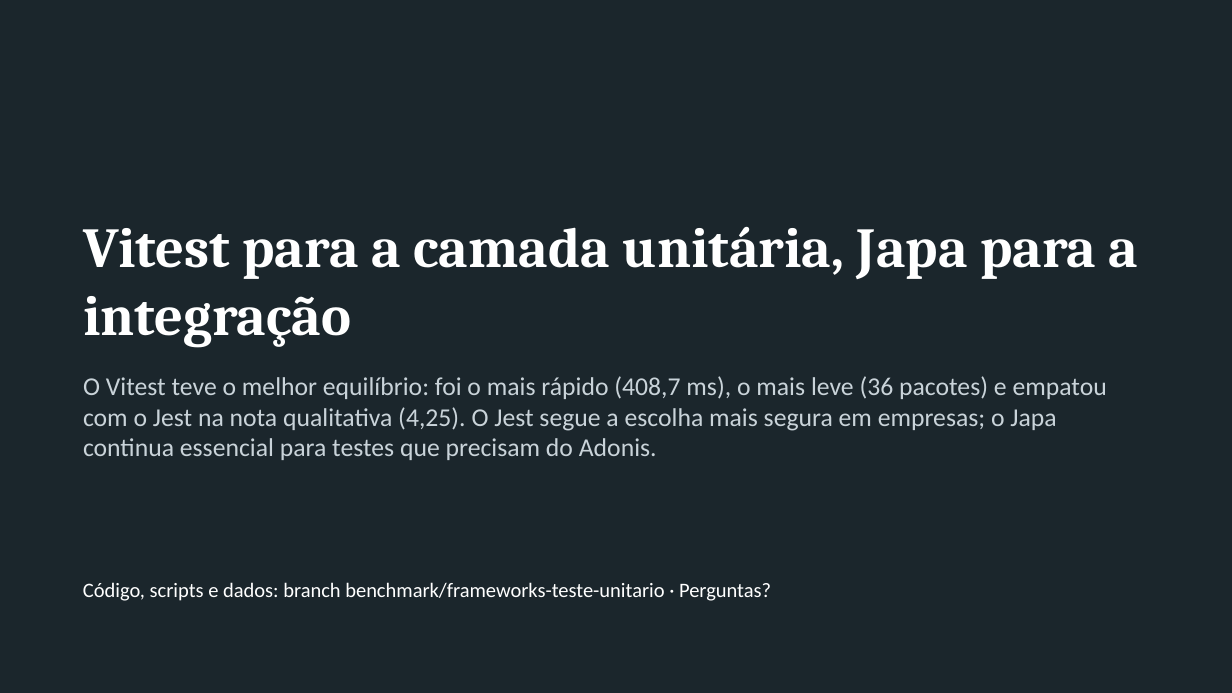
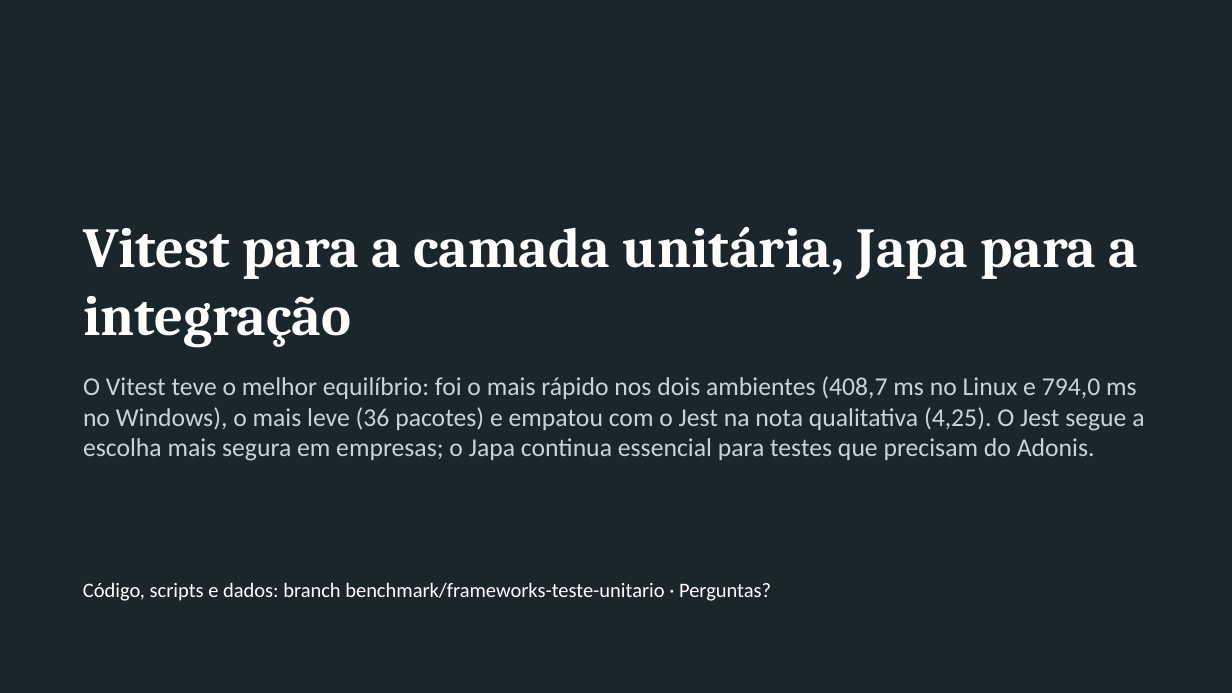
Before and after one commit to emanuuele/girls-chat-api, a slide deck: slide 15 of docs/benchmark/apresentacao.pptx. Drawn at 1232x693 pixels with LibreOffice and Linux fonts; fonts in the diff are those of the drawing. Boxes give left, top, right and bottom in pixels: in the first picture for what was removed or moved away, otherwise in the second. Text is boxed around its words. In the diff, an @@ line names an element or a change of style, - is before the commit and + after.

Commit message:
docs: adiciona medição do Windows ao benchmark
Os resultados passam a ser separados por ambiente: resultados/linux (VM/contêiner Linux em nuvem, medição original, sem alterações nos números) e resultados/windows (Windows pessoal, testes via CMD). O script de benchmark grava na pasta do sistema operacional. README, relatório, planilha e slides passam a mostrar as duas medições; linhas de configuração do Vitest atualizadas para 15.

```diff
--- a/docs/benchmark/apresentacao.pptx
+++ b/docs/benchmark/apresentacao.pptx
@@ text at (83, 376, 1144, 461): text changed @@
-O Vitest teve o melhor equilíbrio: foi o mais rápido (408,7 ms), o mais leve (36 pacotes) e empatou com o Jest na nota qualitativa (4,25). O Jest segue a escolha mais segura em empresas; o Japa continua essencial para testes que precisam do Adonis.
+O Vitest teve o melhor equilíbrio: foi o mais rápido nos dois ambientes (408,7 ms no Linux e 794,0 ms no Windows), o mais leve (36 pacotes) e empatou com o Jest na nota qualitativa (4,25). O Jest segue a escolha mais segura em empresas; o Japa continua essencial para testes que precisam do Adonis.
```
Also in this commit, not shown: 5 other slides changed, 12 other files.
